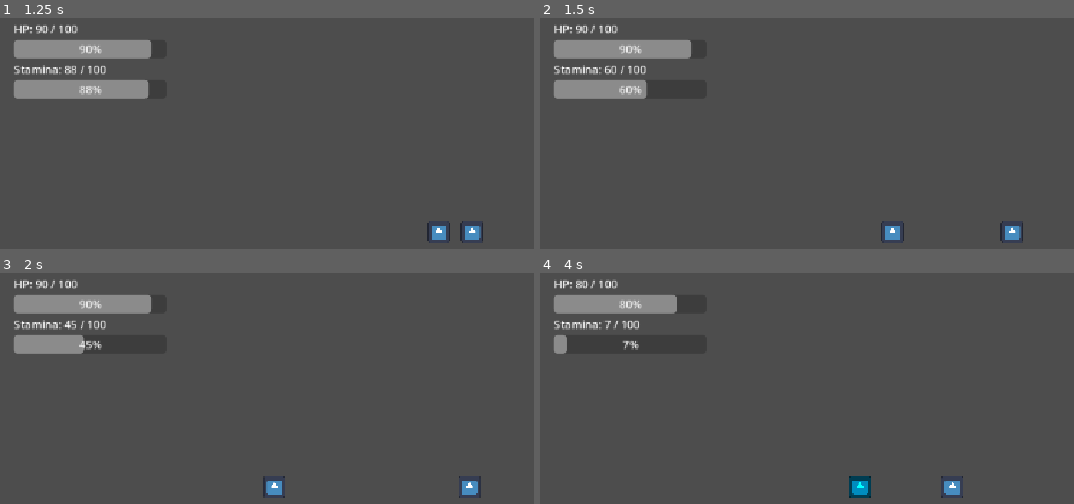
Above: before the commit, frames 1-4 (two rows, left to right).
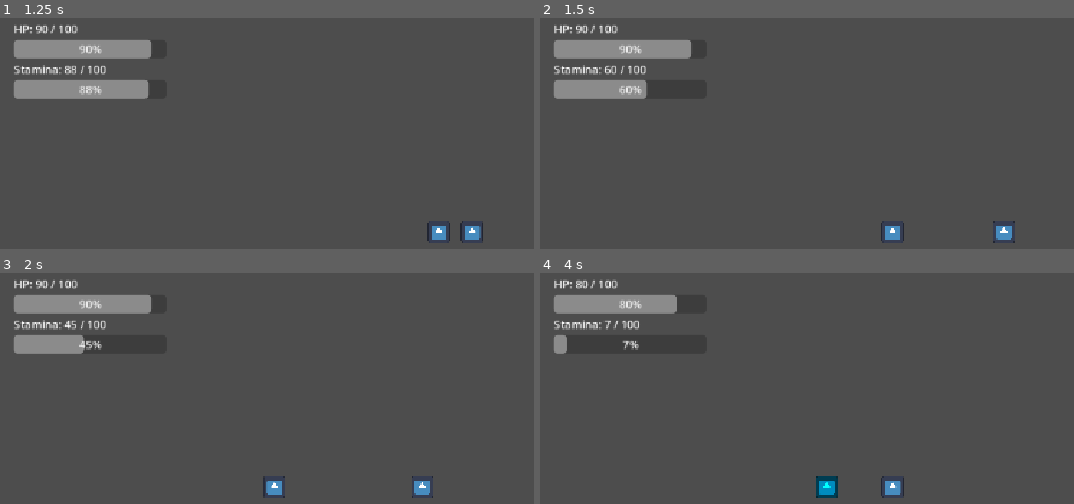
Above: after the commit, the same moments.

Repository: shanwinder/lastblade
Game: Godot game, scene res://scenes/main/Main.tscn
Same seed, same stepped clock (60 frames per second), same inputs: the game is played once before the commit and once after it. The engine's default icon, where the game draws it, is replaced by a stand-in: a white triangle on a blue panel in a dark square.
Inputs:
- Up to frame 1 (1.25 s): hold Right (ui_right) from 0.53 s (still down); tap J (attack) at 0.6 s; tap K (dash) at 0.8 s
- Up to frame 2 (1.5 s): release Right (ui_right) at 1.28 s; hold Left (ui_left) from 1.28 s (still down); tap K (dash) at 1.35 s
- Up to frame 3 (2 s): keep holding Left (ui_left); tap L (parry) at 1.55 s
- Up to frame 4 (4 s): release Left (ui_left) at 2.03 s; hold Right (ui_right) 2.03-3.53 s; tap L (parry) at 2.1, 3.8 s; tap J (attack) at 2.3, 2.85 s; tap K (dash) at 3.05, 3.6 s; tap Enter at 3.5 s; hold Left (ui_left) from 3.53 s (still down)

Frame 1 is identical in both runs. In frame 2, 0.3% of the frame differs, in the area x 84-91%, y 87-98%; in frame 3, 0.4%; in frame 4, 1.2%, in the area x 51-80%, y 87-98%.

Commit message:
Add stagger/parry and robust attack flow
Introduce parry/stagger mechanics and harden attack logic: add stagger_time, stagger_recover_time, is_staggered, can_attack and attack_sequence_id to manage attack cancellation and cooldowns. Use onready refs for Sprite2D, AttackHitbox and CollisionShape2D and employ set_deferred for safe hitbox toggling. Attack now awaits a physics frame, checks overlapping areas, and aborts if cancelled by sequence id to avoid race conditions; area_entered delegates to a central _try_hit_area. _physics_process now handles invalid player and stagger states, stopping movement appropriately. Rework stagger() to cancel ongoing attacks, flash cyan, disable hitbox safely and recover before allowing new attacks. Minor reordering: take_damage and flash_red kept and maintained. These changes fix Parry/hitbox race bugs and prevent duplicate hits, ensuring safer physics interactions.

Diff:
--- a/last-blade-trial/EnemyDummy.gd
+++ b/last-blade-trial/EnemyDummy.gd
@@ -1,4 +1,8 @@
 extends CharacterBody2D
+
+# =========================
+# ค่าพื้นฐานของศัตรู
+# =========================
 
 # เลือดสูงสุดของศัตรู
 @export var max_hp: int = 30
@@ -18,8 +22,33 @@
 # เวลารอระหว่างการโจมตีแต่ละครั้ง
 @export var attack_cooldown: float = 1.2
 
-# อ้างอิงผู้เล่น
+# ระยะเวลาที่ศัตรูชะงักเมื่อถูก Parry
+@export var stagger_time: float = 0.45
+
+# เวลาพักหลังชะงัก ก่อนกลับมาโจมตีใหม่ได้
+@export var stagger_recover_time: float = 0.25
+
+
+# =========================
+# ตัวแปรอ้างอิง Node
+# =========================
+
+# อ้างอิง Player
 var player: CharacterBody2D
+
+# อ้างอิง Sprite2D เพื่อใช้กลับด้านและเปลี่ยนสี
+@onready var sprite_2d: Sprite2D = $Sprite2D
+
+# อ้างอิง AttackHitbox ของศัตรู
+@onready var attack_hitbox: Area2D = $AttackHitbox
+
+# อ้างอิง CollisionShape2D ของ AttackHitbox เพื่อเปิด/ปิดพื้นที่โจมตี
+@onready var attack_shape: CollisionShape2D = $AttackHitbox/CollisionShape2D
+
+
+# =========================
+# ตัวแปรสถานะ
+# =========================
 
 # เลือดปัจจุบันของศัตรู
 var current_hp: int
@@ -27,32 +56,33 @@
 # ใช้เช็กว่าศัตรูกำลังโจมตีอยู่หรือไม่
 var is_attacking: bool = false
 
+# ใช้เช็กว่าศัตรูกำลังชะงักจาก Parry อยู่หรือไม่
+var is_staggered: bool = false
+
+# ใช้ล็อกไม่ให้ศัตรูเริ่มโจมตีรอบใหม่เร็วเกินไป
+var can_attack: bool = true
+
 # ใช้เช็กว่าศัตรูโจมตีโดนผู้เล่นไปแล้วหรือยังในจังหวะนี้
-# เพื่อป้องกันโดนดาเมจซ้ำหลายครั้งจากการโจมตีครั้งเดียว
+# เพื่อป้องกันดาเมจซ้ำจากการโจมตีครั้งเดียว
 var has_hit_player: bool = false
+
+# ใช้ยกเลิก attack coroutine เก่าที่ค้างอยู่
+# ทุกครั้งที่เริ่ม attack ใหม่หรือถูก parry เราจะเพิ่มค่านี้
+var attack_sequence_id: int = 0
 
 # ทิศที่ศัตรูหันหน้าอยู่ 1 = ขวา, -1 = ซ้าย
 var facing_direction: int = -1
 
 # ระยะห่างของ Hitbox ศัตรูจากตัวศัตรู
 var attack_hitbox_offset_x: float = 55.0
-
-# อ้างอิง Sprite2D เพื่อใช้กลับด้านและเปลี่ยนสี
-@onready var sprite_2d: Sprite2D = $Sprite2D
-
-# อ้างอิง AttackHitbox ของศัตรู
-@onready var attack_hitbox: Area2D = $AttackHitbox
-
-# อ้างอิง CollisionShape2D ของ AttackHitbox เพื่อเปิด/ปิดพื้นที่โจมตี
-@onready var attack_shape: CollisionShape2D = $AttackHitbox/CollisionShape2D
 
 
 func _ready() -> void:
 	# ตั้งเลือดเริ่มต้นของศัตรู
 	current_hp = max_hp
 
-	# หา node ผู้เล่น
-	# สำคัญ: ถ้า node ผู้เล่นของคุณชื่อ Player ตัว P ใหญ่ ให้เปลี่ยน "player" เป็น "Player"
+	# หา node Player
+	# จาก GitHub ตอนนี้ node ผู้เล่นชื่อ Player ตัว P ใหญ่
 	player = get_parent().get_node("Player")
 
 	# ปิด Hitbox ของศัตรูไว้ก่อน
@@ -68,15 +98,24 @@
 
 
 func _physics_process(_delta: float) -> void:
-	# ถ้าผู้เล่นไม่อยู่แล้ว เช่น ตายไป ให้ศัตรูไม่ทำอะไร
+	# ถ้าผู้เล่นไม่อยู่แล้ว เช่น ตายไป ให้ศัตรูหยุด
 	if not is_instance_valid(player):
 		velocity.x = 0
+		velocity.y = 0
+		move_and_slide()
+		return
+
+	# ถ้ากำลังชะงักจาก Parry ให้หยุดนิ่ง
+	if is_staggered:
+		velocity.x = 0
+		velocity.y = 0
 		move_and_slide()
 		return
 
 	# ถ้ากำลังโจมตี ให้หยุดอยู่กับที่
 	if is_attacking:
 		velocity.x = 0
+		velocity.y = 0
 		move_and_slide()
 		return
 
@@ -93,49 +132,87 @@
 	if abs(distance_to_player) > stop_distance:
 		velocity.x = facing_direction * move_speed
 	else:
-		# ถ้าอยู่ใกล้พอ ให้หยุดแล้วโจมตี
+		# ถ้าอยู่ใกล้พอ ให้หยุดแล้วโจมตีเมื่อ cooldown พร้อม
 		velocity.x = 0
-		attack()
+
+		if can_attack:
+			attack()
 
 	velocity.y = 0
 	move_and_slide()
 
 
 func attack() -> void:
-	# ถ้ากำลังโจมตีอยู่แล้ว ไม่ให้เริ่มโจมตีซ้ำ
-	if is_attacking:
-		return
-
-	# เริ่มสถานะโจมตี
+	# ถ้ากำลังโจมตีอยู่ / กำลังชะงัก / ยังไม่พร้อมโจมตี ห้ามเริ่มโจมตีใหม่
+	if is_attacking or is_staggered or not can_attack:
+		return
+
+	# ล็อกไม่ให้เริ่มโจมตีซ้อน
 	is_attacking = true
+	can_attack = false
 
 	# รีเซ็ตว่าโจมตีครั้งนี้ยังไม่โดนผู้เล่น
 	has_hit_player = false
 
+	# เพิ่มเลข sequence เพื่อระบุว่า attack รอบนี้คือรอบล่าสุด
+	attack_sequence_id += 1
+	var my_attack_id := attack_sequence_id
+
 	print("Enemy Attack! Hitbox ON")
 
-	# เปิด Hitbox ของศัตรู
-	# ใช้ set_deferred เพื่อหลีกเลี่ยงปัญหาเปลี่ยน collision state ระหว่าง physics
+	# เปิด Hitbox ของศัตรูแบบ deferred เพื่อปลอดภัยกับระบบ physics
 	attack_shape.set_deferred("disabled", false)
+
+	# รอหนึ่ง physics frame เพื่อให้ Godot เปิด hitbox จริงก่อน
+	await get_tree().physics_frame
+
+	# ถ้าระหว่างรอถูกยกเลิก เช่น ถูก Parry ให้หยุด attack รอบนี้ทันที
+	if my_attack_id != attack_sequence_id:
+		return
+
+	# สำคัญ:
+	# นอกจากรอ area_entered แล้ว เราตรวจพื้นที่ที่ overlap อยู่แล้วด้วย
+	# เพื่อแก้ปัญหา Parry ครั้งต่อ ๆ ไปไม่ขึ้นข้อความ เพราะ hurtbox กับ hitbox ซ้อนกันอยู่แล้ว
+	for area in attack_hitbox.get_overlapping_areas():
+		_try_hit_area(area)
 
 	# รอช่วงที่การโจมตีมีผล
 	await get_tree().create_timer(attack_active_time).timeout
 
+	# ถ้า attack รอบนี้ถูกยกเลิกระหว่างทาง เช่น ถูก Parry ให้หยุดทันที
+	if my_attack_id != attack_sequence_id:
+		return
+
 	# ปิด Hitbox หลังหมดจังหวะโจมตี
-	# ใช้ set_deferred เพื่อความปลอดภัยกับระบบ physics
 	attack_shape.set_deferred("disabled", true)
 	print("Enemy Hitbox OFF")
 
+	# จบสถานะโจมตี
+	is_attacking = false
+
 	# รอ cooldown ก่อนโจมตีครั้งต่อไป
 	await get_tree().create_timer(attack_cooldown).timeout
 
-	# จบสถานะโจมตี
-	is_attacking = false
+	# ถ้า attack รอบนี้ถูกยกเลิกไปแล้ว ไม่ต้องเปิด can_attack
+	if my_attack_id != attack_sequence_id:
+		return
+
+	# อนุญาตให้โจมตีรอบใหม่
+	can_attack = true
 
 
 func _on_attack_hitbox_area_entered(area: Area2D) -> void:
+	# เมื่อ hitbox ชน area อื่น ให้ส่งไปตรวจในฟังก์ชันกลาง
+	_try_hit_area(area)
+
+
+func _try_hit_area(area: Area2D) -> void:
 	# ถ้าไม่ได้กำลังโจมตี ก็ไม่ทำดาเมจ
 	if not is_attacking:
+		return
+
+	# ถ้าศัตรูกำลังชะงักอยู่ ก็ไม่ทำดาเมจ
+	if is_staggered:
 		return
 
 	# ถ้าโจมตีโดนผู้เล่นไปแล้วในครั้งนี้ ไม่ทำซ้ำ
@@ -180,6 +257,49 @@
 	target.take_damage(attack_damage)
 
 
+func stagger() -> void:
+	# ถ้ากำลังชะงักอยู่แล้ว ไม่ต้องเริ่มซ้ำ
+	if is_staggered:
+		return
+
+	print("Enemy staggered!")
+
+	# เพิ่ม sequence เพื่อยกเลิก attack coroutine เก่าที่อาจยัง await ค้างอยู่
+	attack_sequence_id += 1
+
+	# ตั้งสถานะศัตรูให้ชะงัก
+	is_staggered = true
+	is_attacking = false
+	can_attack = false
+	has_hit_player = true
+
+	# หยุดการเคลื่อนที่ของศัตรู
+	velocity.x = 0
+	velocity.y = 0
+
+	# ปิด Hitbox แบบ deferred เพื่อหลีกเลี่ยง error flushing queries
+	attack_shape.set_deferred("disabled", true)
+
+	# เปลี่ยนสีเป็นฟ้าเพื่อแสดงว่าศัตรูถูก Parry
+	sprite_2d.modulate = Color.CYAN
+
+	# หยุดนิ่งสั้น ๆ ให้ผู้เล่นรู้สึกว่า Parry สำเร็จ
+	await get_tree().create_timer(stagger_time).timeout
+
+	# ถ้า sprite ยังอยู่ในเกม ให้เปลี่ยนกลับเป็นสีขาว
+	if is_instance_valid(sprite_2d):
+		sprite_2d.modulate = Color.WHITE
+
+	# จบสถานะชะงัก
+	is_staggered = false
+
+	# เว้นจังหวะอีกนิดก่อนให้ศัตรูกลับมาโจมตีใหม่
+	await get_tree().create_timer(stagger_recover_time).timeout
+
+	# อนุญาตให้โจมตีใหม่
+	can_attack = true
+
+
 func take_damage(amount: int) -> void:
 	# ลด HP ของศัตรู
 	current_hp -= amount
@@ -192,31 +312,6 @@
 	if current_hp <= 0:
 		die()
 
-func stagger() -> void:
-	# ศัตรูชะงักเมื่อถูก Parry
-	print("Enemy staggered!")
-
-	# หยุดสถานะโจมตีทันที
-	is_attacking = false
-
-	# หยุดการเคลื่อนที่ของศัตรู
-	velocity.x = 0
-
-	# สำคัญ:
-	# ห้ามใช้ attack_shape.disabled = true ตรง ๆ ในจังหวะ area_entered
-	# เพราะ Godot กำลังประมวลผล collision อยู่
-	# ต้องใช้ set_deferred เพื่อสั่งให้ Godot ปิด hitbox หลังจากจบรอบ physics นี้ก่อน
-	attack_shape.set_deferred("disabled", true)
-
-	# เปลี่ยนสีเป็นฟ้าเพื่อแสดงว่าศัตรูถูก Parry
-	sprite_2d.modulate = Color.CYAN
-
-	# หยุดนิ่งสั้น ๆ ให้ผู้เล่นรู้สึกว่า Parry สำเร็จ
-	await get_tree().create_timer(0.35).timeout
-
-	# ถ้า sprite ยังอยู่ในเกม ให้เปลี่ยนกลับเป็นสีขาว
-	if is_instance_valid(sprite_2d):
-		sprite_2d.modulate = Color.WHITE
 
 func flash_red() -> void:
 	# เปลี่ยนสีศัตรูเป็นแดงชั่วคราว
